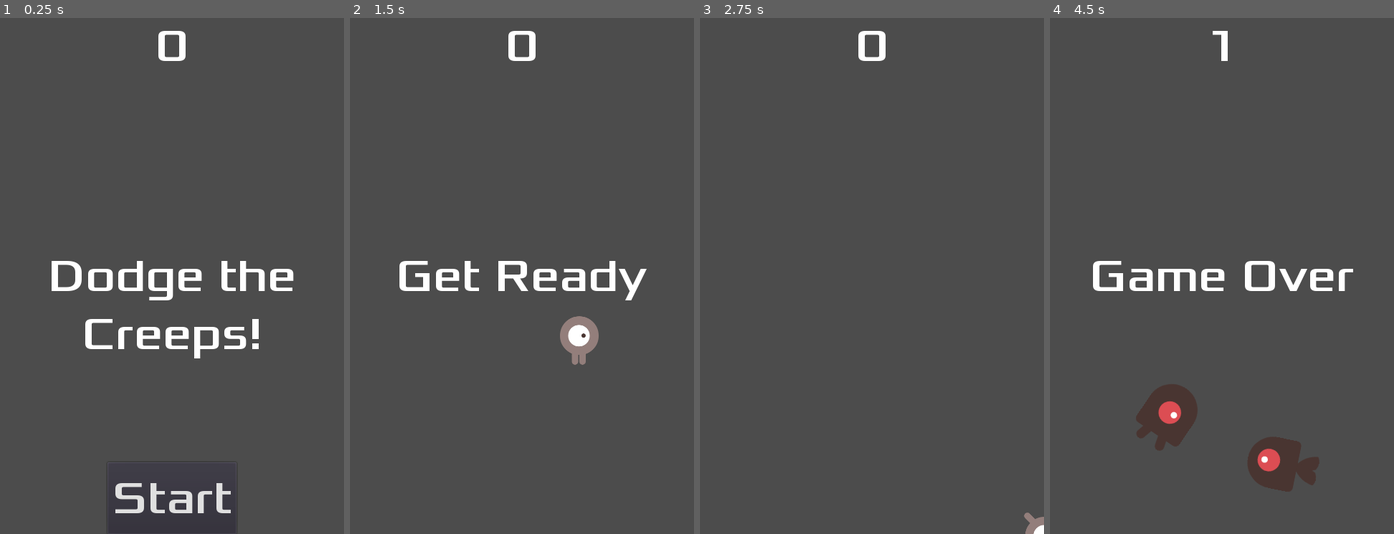
Above: before the commit, frames 1-4 (left to right).
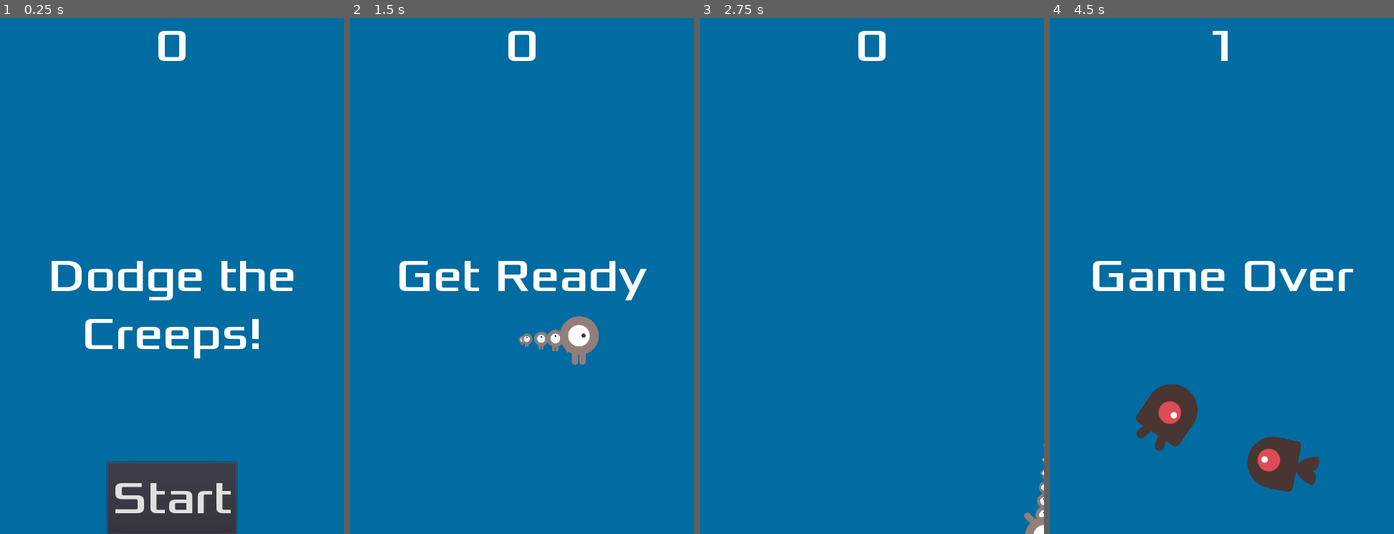
Above: after the commit, the same moments.

Repository: KingMalur/Godot-3.4.3_Getting-Started
Game: Godot game, scene res://Main.tscn
The game is run twice, just before and just after one commit, with the same random seed, the same clock (stepped at 60 frames per second) and the same inputs.
Inputs:
- Up to frame 1 (0.25 s): no input
- Up to frame 2 (1.5 s): click "Start" at 0.5 s; tap Enter at 1.25 s; hold Right (move_right) from 1.28 s (still down)
- Up to frame 3 (2.75 s): release Right (move_right) at 2.03 s; hold Down (move_down) from 2.03 s (still down)
- Up to frame 4 (4.5 s): release Down (move_down) at 2.78 s; hold Right (move_right) 2.78-3.53 s; hold Up (move_up) 3.53-4.28 s; hold Left (move_left) from 4.28 s (still down)

The runs differ from the first frame. In frame 1, 92% of the frame differs, in the area x 0-100%, y 0-100%; in frame 2, 97%; in frame 3, 100%; in frame 4, 95%.

Commit message:
Polish Dodge the Creeps!

Diff:
--- a/Dodge the Creeps!/HUD.tscn
+++ b/Dodge the Creeps!/HUD.tscn
@@ -6,6 +6,12 @@
 [sub_resource type="DynamicFont" id=1]
 size = 64
 font_data = ExtResource( 2 )
+
+[sub_resource type="InputEventAction" id=2]
+action = "start_game"
+
+[sub_resource type="ShortCut" id=3]
+shortcut = SubResource( 2 )
 
 [node name="HUD" type="CanvasLayer"]
 script = ExtResource( 1 )
@@ -37,6 +43,7 @@
 margin_top = -100.0
 margin_right = 90.0
 custom_fonts/font = SubResource( 1 )
+shortcut = SubResource( 3 )
 text = "Start"
 
 [node name="MessageTimer" type="Timer" parent="."]
--- a/Dodge the Creeps!/Main.gd
+++ b/Dodge the Creeps!/Main.gd
@@ -12,6 +12,8 @@
 	$ScoreTimer.stop()
 	$MobTimer.stop()
 	$HUD.show_game_over()
+	$Music.stop()
+	$DeathSound.play()
 
 
 func new_game():
@@ -21,6 +23,7 @@
 	$HUD.update_score(score)
 	$HUD.show_message("Get Ready")
 	get_tree().call_group("mobs", "queue_free")
+	$Music.play()
 
 
 func _on_StartTimer_timeout():
--- a/Dodge the Creeps!/Main.tscn
+++ b/Dodge the Creeps!/Main.tscn
@@ -1,9 +1,11 @@
-[gd_scene load_steps=6 format=2]
+[gd_scene load_steps=8 format=2]
 
 [ext_resource path="res://Player.tscn" type="PackedScene" id=1]
 [ext_resource path="res://Main.gd" type="Script" id=2]
 [ext_resource path="res://Mob.tscn" type="PackedScene" id=3]
 [ext_resource path="res://HUD.tscn" type="PackedScene" id=4]
+[ext_resource path="res://art/gameover.wav" type="AudioStream" id=5]
+[ext_resource path="res://art/House In a Forest Loop.ogg" type="AudioStream" id=6]
 
 [sub_resource type="Curve2D" id=1]
 _data = {
@@ -13,6 +15,11 @@
 [node name="Main" type="Node"]
 script = ExtResource( 2 )
 mob_scene = ExtResource( 3 )
+
+[node name="ColorRect" type="ColorRect" parent="."]
+anchor_right = 1.0
+anchor_bottom = 1.0
+color = Color( 0, 0.427451, 0.635294, 1 )
 
 [node name="Player" parent="." instance=ExtResource( 1 )]
 
@@ -35,6 +42,12 @@
 
 [node name="HUD" parent="." instance=ExtResource( 4 )]
 
+[node name="Music" type="AudioStreamPlayer" parent="."]
+stream = ExtResource( 6 )
+
+[node name="DeathSound" type="AudioStreamPlayer" parent="."]
+stream = ExtResource( 5 )
+
 [connection signal="hit" from="Player" to="." method="game_over"]
 [connection signal="timeout" from="MobTimer" to="." method="_on_MobTimer_timeout"]
 [connection signal="timeout" from="ScoreTimer" to="." method="_on_ScoreTimer_timeout"]
--- a/Dodge the Creeps!/Player.gd
+++ b/Dodge the Creeps!/Player.gd
@@ -43,7 +43,7 @@
 		$AnimatedSprite.flip_h = false
 
 
-func _on_Player_body_entered(body):
+func _on_Player_body_entered(_body):
 	hide()
 	emit_signal("hit")
 
--- a/Dodge the Creeps!/Player.tscn
+++ b/Dodge the Creeps!/Player.tscn
@@ -23,6 +23,29 @@
 radius = 27.0
 height = 14.0
 
+[sub_resource type="Gradient" id=3]
+offsets = PoolRealArray( 0, 0.664596, 1 )
+colors = PoolColorArray( 1, 1, 1, 1, 1, 1, 1, 0.784314, 0, 0, 0, 0 )
+
+[sub_resource type="GradientTexture" id=4]
+gradient = SubResource( 3 )
+
+[sub_resource type="Curve" id=5]
+_data = [ Vector2( 0, 1 ), 0.0, -0.00633619, 0, 0, Vector2( 0.407609, 0.481818 ), -1.90345, -1.90345, 0, 0, Vector2( 1, 0 ), 0.0, 0.0, 0, 0 ]
+
+[sub_resource type="CurveTexture" id=6]
+curve = SubResource( 5 )
+
+[sub_resource type="ParticlesMaterial" id=7]
+flag_disable_z = true
+gravity = Vector3( 0, 0, 0 )
+initial_velocity = 1.0
+orbit_velocity = 0.0
+orbit_velocity_random = 0.0
+scale = 0.25
+scale_curve = SubResource( 6 )
+color_ramp = SubResource( 4 )
+
 [node name="Player" type="Area2D"]
 script = ExtResource( 5 )
 __meta__ = {
@@ -32,9 +55,17 @@
 [node name="AnimatedSprite" type="AnimatedSprite" parent="."]
 scale = Vector2( 0.5, 0.5 )
 frames = SubResource( 1 )
-animation = "up"
+animation = "walk"
 
 [node name="CollisionShape2D" type="CollisionShape2D" parent="."]
 shape = SubResource( 2 )
 
+[node name="Particles2D" type="Particles2D" parent="."]
+show_behind_parent = true
+amount = 10
+speed_scale = 2.0
+local_coords = false
+process_material = SubResource( 7 )
+texture = ExtResource( 3 )
+
 [connection signal="body_entered" from="." to="." method="_on_Player_body_entered"]
--- a/Dodge the Creeps!/project.godot
+++ b/Dodge the Creeps!/project.godot
@@ -48,6 +48,11 @@
 "events": [ Object(InputEventKey,"resource_local_to_scene":false,"resource_name":"","device":0,"alt":false,"shift":false,"control":false,"meta":false,"command":false,"pressed":false,"scancode":16777234,"physical_scancode":0,"unicode":0,"echo":false,"script":null)
  ]
 }
+start_game={
+"deadzone": 0.5,
+"events": [ Object(InputEventKey,"resource_local_to_scene":false,"resource_name":"","device":0,"alt":false,"shift":false,"control":false,"meta":false,"command":false,"pressed":false,"scancode":16777221,"physical_scancode":0,"unicode":0,"echo":false,"script":null)
+ ]
+}
 
 [physics]
 
Not shown: 1 places in Dodge the Creeps!/HUD.tscn that only renumber resources
Not shown: 1 places in Dodge the Creeps!/Player.tscn that only renumber resources
Not shown, added: Dodge the Creeps!/art/background.png.import
Binary file added: Dodge the Creeps!/art/light.png
Not shown, added: Dodge the Creeps!/art/light.png.import
